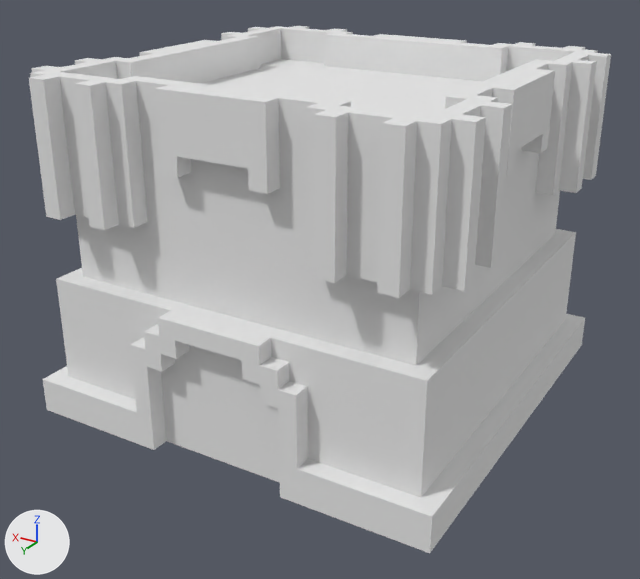
A saved change to the OBJ model TowerDefense/Assets/Meshes/Towers/BallistaTower/ballistatower3.obj.
Both versions are drawn from a camera (50 mm lens) standing at (-2.42, 4.18, 2.65) and looking at (0.0, 0.16, 0.63). Every picture has the same lights, and +X, +Y and +Z are marked at lower left. Where no turn or scale is listed for an object, it has been applied to the vertices. Vertices at the same position are counted once.

The first picture shows 'Untitled'.
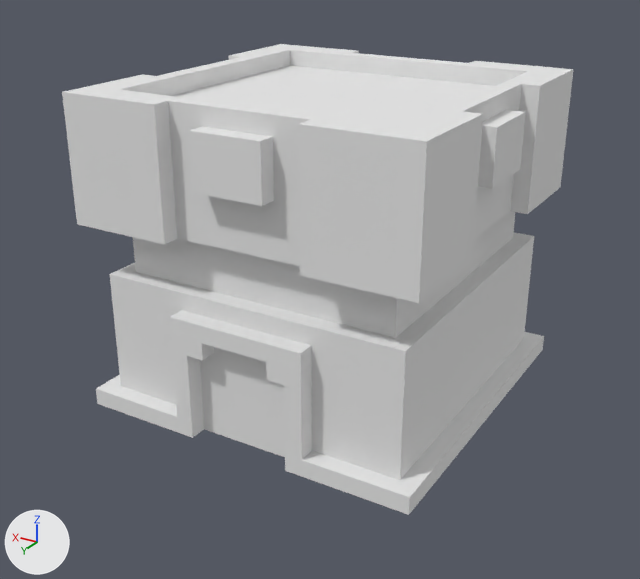
Changed parts and their boxes [x1, y1, x2, y2] in the pictures (640 x 579 px):
'Untitled', reshaped (12% narrower, 11% shorter): before [29, 26, 611, 553]; after [62, 44, 574, 515]

The change, as a diff of the scene's bpy script:
```diff
--- a/TowerDefense/Assets/Meshes/Towers/BallistaTower/ballistatower3.obj.py
+++ b/TowerDefense/Assets/Meshes/Towers/BallistaTower/ballistatower3.obj.py
@@ me_untitled @@
 # used by ob_untitled; location = (0.0, 0.0, 0.0)
-me_untitled.from_pydata(...)  # 364 vertices, 720 faces; spans x -1.2..1.2, y -1.2..1.2, z 0.0..1.9
+me_untitled.from_pydata(...)  # 130 vertices, 256 faces; spans x -1.0..1.0, y -1.0..1.0, z 0.0..1.8
+# me_untitled part 1: the loose piece of 352 vertices spanning x -1.2..1.2, y -1.2..1.2, z 0.0..1.9 is rebuilt with 130 vertices and now spans x -1.0..1.0, y -1.0..1.0, z 0.0..1.8
 me_untitled.materials.append(mat_palette)
```
